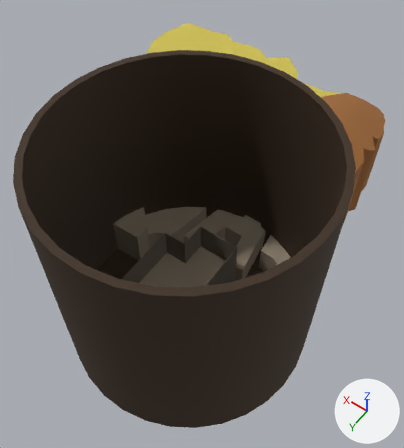
One commit to the FBX model Assets/Models/Blocking/Tuto_Blocking/Blocking_Tuto_Structure.fbx: the scene before it, then after it.
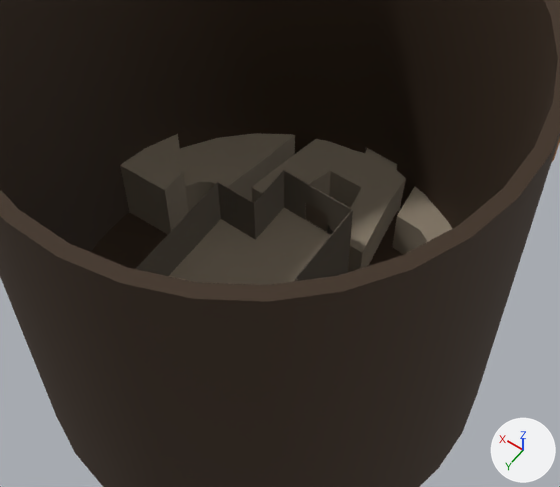
Each version is shown whole from a 50 mm camera at (-94.7, 145.3, 154.4) aimed at (-26.0, 49.1, 3.1), then close up on the part from 12% to 86% of the width and 30% to 88% of the height. Arrows for +X, +Y and +Z are at lower right; the lights stay in place.

Before the edit, the objects in view are built like this:
```python
me_plane_002 = bpy.data.meshes.new('Plane.002')
me_plane_002.from_pydata(...)  # 12 vertices, 8 faces; spans x -18.1..-3.97, y 0.39..11.28, z -10.25..0.0
me_plane_002.materials.append(mat_sol4)  # brown #9b8d7a
me_plane_010 = bpy.data.meshes.new('Plane.010')
me_plane_010.from_pydata(...)  # 24 vertices, 16 faces; spans x 20.9..37.1, y 3.3..25.4, z -10.3..0.0
me_plane_010.materials.append(mat_sol4)  # brown #9b8d7a
me_plane_017 = bpy.data.meshes.new('Plane.017')
me_plane_017.from_pydata(...)  # 18 vertices, 14 faces; spans x -4.4..6.2, y -7.0..5.2, z -9.2..8.1
me_plane_017.materials.append(mat_sol4)  # brown #9b8d7a
ob_sol_004 = bpy.data.objects.new('Sol.004', me_plane_002)
ob_sol_004.location = (-42.5, 36.4, 0.0)
ob_sol_008 = bpy.data.objects.new('Sol.008', me_plane_010)
ob_sol_008.location = (-42.5, 36.4, 0.0)
ob_sol_011 = bpy.data.objects.new('Sol.011', me_plane_017)
ob_sol_011.location = (-7.9, 62.2, -3.6)
# also in view: 'Sol.003' at (-34.5, 45.2, -4.7); 'Tour.001' at (-38.0, 72.7, 26.8); 'Sol.009' at (-37.0, 75.5, 0.0); 'Salle1' at (-37.0, 75.5, 0.3); 'Tour.002' at (-38.0, 72.7, -10.2)
```
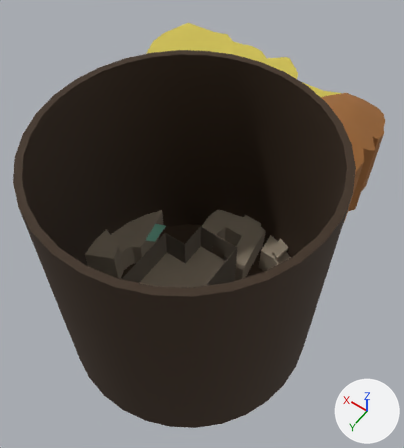
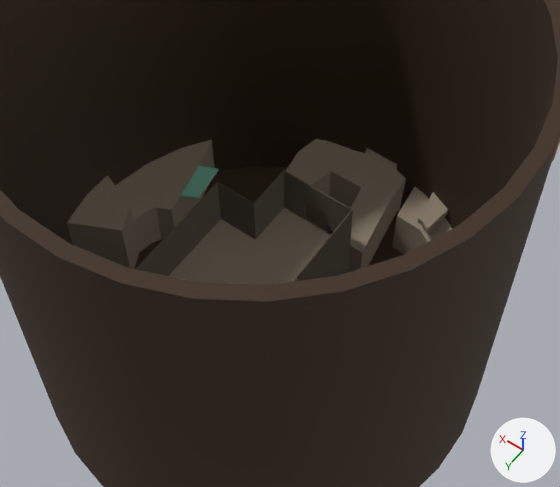
Where the newer file only moved an object's origin or applied its transform, the numbers keep the older frame.

Changed parts and their boxes (x1, y1, x2, y2) in the close-ups (560 x 487 px):
'Sol.008', reshaped, moved: before (180, 133, 295, 213); after (116, 140, 214, 253)
'Sol.011', mesh turned, moved: before (120, 134, 188, 234); after (67, 175, 139, 269)
'Plateforme.001', added (green): after (181, 165, 219, 199)
'BlocMural.001', added (brown): after (418, 193, 448, 233)

The change, as a diff of the scene's bpy script:
```diff
--- a/Assets/Models/Blocking/Tuto_Blocking/Blocking_Tuto_Structure.fbx.py
+++ b/Assets/Models/Blocking/Tuto_Blocking/Blocking_Tuto_Structure.fbx.py
@@ mat_elements @@
+mat_elements = principled_material('elements')
+mat_elements.base_color = (0.416, 0.8, 0.666)  # green #ade7d5
+mat_elements.metallic = 1.0
+mat_elements.roughness = 0.82
@@ me_plane_010 @@
 # used by ob_sol_008; location = (-42.5, 36.4, 0.0)
-me_plane_010.from_pydata(...)  # 24 vertices, 16 faces; spans x 20.9..37.1, y 3.3..25.4, z -10.3..0.0
+me_plane_010.from_pydata(...)  # 24 vertices, 16 faces; spans x -6.2..6.8, y -14.5..9.6, z -5.1..5.1
+# me_plane_010 part 2: 24 of 24 vertices moved; they spanned x 20.9..37.1, y 3.3..25.4, z -10.3..0.0 and now span x -6.2..6.8, y -14.5..9.6, z -5.1..5.1; mean shift (-28.3, -15.8, 5.1); largest move (30.3, 25.4, -10.3) -> (-2.2, 9.6, -5.1)
 me_plane_010.materials.append(mat_sol4)
@@ me_plane_017 @@
 me_plane_017.from_pydata(...)  # 18 vertices, 14 faces; spans x -4.4..6.2, y -7.0..5.2, z -9.2..8.1
 # used by ob_sol_011; location = (-7.9, 62.2, -3.6)
+# me_plane_017 part 1: the whole mesh is turned 24.2 degrees about the z axis through the mesh origin
 me_plane_017.materials.append(mat_sol4)
@@ me_plane_026 @@
+me_plane_026.from_pydata([(2.36, -2.95, -0.5), (0.76, 4.43, -0.5), (-1.05, -4.42, -0.5), (-2.07, 2.94, -0.5), (2.36, -2.95, 0.0), (0.76, 4.43, 0.0), (-1.05, -4.42, 0.0), (-2.07, 2.94, 0.0)], [], [(5, 7, 6, 4), (0, 1, 5, 4), (3, 2, 6, 7), (1, 3, 7, 5), (2, 0, 4, 6)])
+me_plane_026.materials.append(mat_elements)  # green #ade7d5
@@ me_plane_013 @@
+me_plane_013.from_pydata([(1.17, -4.13, 0.66), (0.1, 3.09, 0.66), (0.92, 3.05, 0.66), (1.86, -4.12, 0.66), (-1.58, 4.12, 0.66), (-2.47, -2.01, 0.66), (1.17, -4.13, -0.66), (0.1, 3.09, -0.66), (0.92, 3.05, -0.66), (-2.47, -2.01, -0.66), (1.86, -4.12, -0.66), (-1.58, 4.12, -0.66)], [], [(2, 1, 0, 3), (1, 4, 5, 0), (8, 10, 6, 7), (7, 6, 9, 11), (5, 4, 11, 9), (2, 3, 10, 8), (0, 5, 9, 6), (4, 1, 7, 11), (3, 0, 6, 10), (1, 2, 8, 7)])
+me_plane_013.materials.append(mat_sol4)  # brown #9b8d7a
@@ ob_sol_008 @@
 ob_sol_008 = bpy.data.objects.new('Sol.008', me_plane_010)
-ob_sol_008.location = (-42.5, 36.4, 0.0)
+ob_sol_008.location = (-7.4, 63.7, -5.1)
@@ ob_sol_011 @@
 ob_sol_011 = bpy.data.objects.new('Sol.011', me_plane_017)
-ob_sol_011.location = (-7.9, 62.2, -3.6)
+ob_sol_011.location = (-5.7, 75.4, -3.6)
@@ ob_plateforme_001 @@
+ob_plateforme_001 = bpy.data.objects.new('Plateforme.001', me_plane_026)
+ob_plateforme_001.location = (-13.6, 59.4, 0.0)
@@ ob_blocmural_001 @@
+ob_blocmural_001 = bpy.data.objects.new('BlocMural.001', me_plane_013)
+ob_blocmural_001.location = (-52.5, 42.0, 2.3)
```
